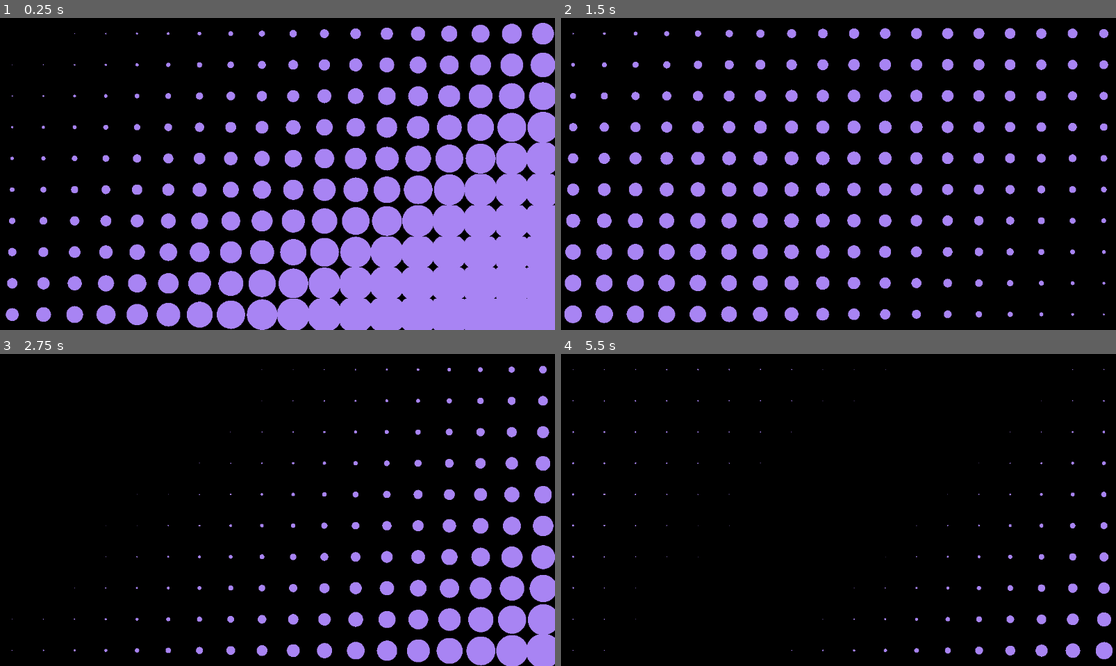
Above: before the commit, frames 1-4 (two rows, left to right).
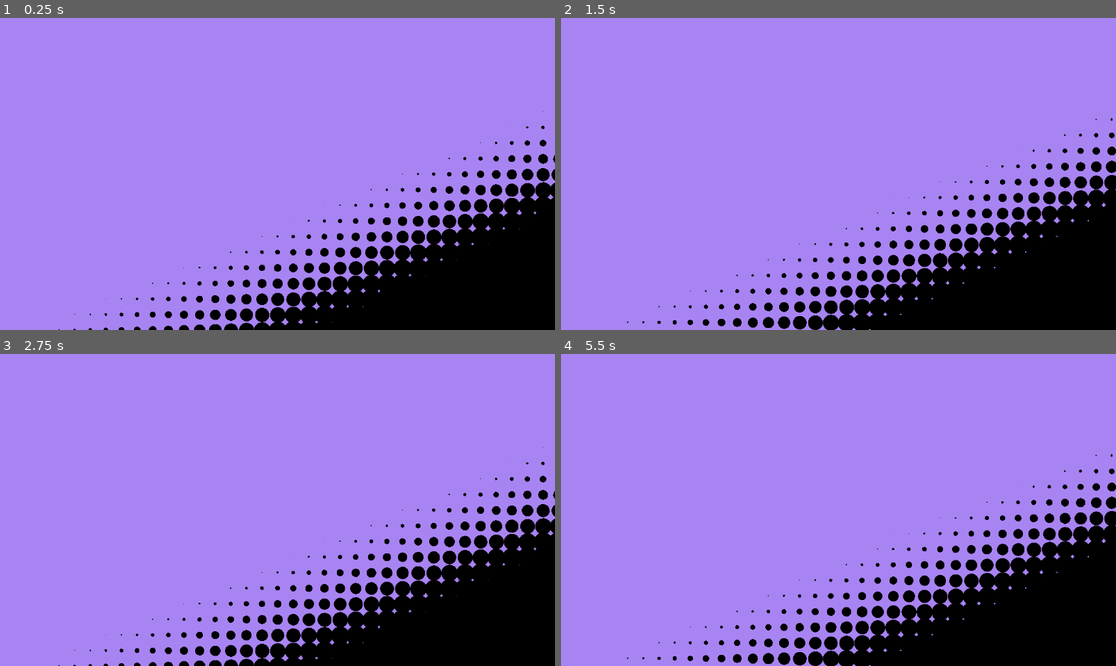
Above: after the commit, the same moments.

Repository: Neo-Ciber94/gdshaders_patterns
Game: Godot game, scene res://background.tscn
Same seed, same stepped clock (60 frames per second), same inputs: the game is played once before the commit and once after it.
Inputs (mouse positions are in pixels of both pictures, inside the frame that each line leads up to):
- Up to frame 1 (0.25 s): no input
- Up to frame 2 (1.5 s): move the mouse to (960, 158) at 0.52 s; move the mouse to (727, 189) at 1.27 s
- Up to frame 3 (2.75 s): move the mouse to (333, 441) at 2.02 s
- Up to frame 4 (5.5 s): move the mouse to (810, 572) at 2.77 s; move the mouse to (1005, 556) at 3.52 s; move the mouse to (672, 463) at 4.27 s; move the mouse to (866, 510) at 5.02 s

The runs differ from the first frame. In frame 1, 78% of the frame differs, in the area x 0-100%, y 0-100%; in frame 2, 74%; in frame 3, 88%; in frame 4, 84%.

Commit message:
Update halftone shader

Diff:
--- a/background.tscn
+++ b/background.tscn
@@ -1,21 +1,24 @@
 [gd_scene load_steps=5 format=3 uid="uid://dmj5hb7v3evsu"]
 
-[ext_resource type="Shader" uid="uid://bsns4rsyku5f6" path="res://shaders/noise_01.gdshader" id="1_oabld"]
+[ext_resource type="Shader" uid="uid://csbx65yxkja7p" path="res://shaders/halftone_03.gdshader" id="1_oabld"]
 
 [sub_resource type="Gradient" id="Gradient_oabld"]
+colors = PackedColorArray(0, 0, 0, 1, 0.95897436, 0.95897436, 0.95897436, 1)
 
 [sub_resource type="GradientTexture2D" id="GradientTexture2D_i7s6n"]
 gradient = SubResource("Gradient_oabld")
+fill_from = Vector2(0.65384614, 0.54273504)
 fill_to = Vector2(1, 1)
 
 [sub_resource type="ShaderMaterial" id="ShaderMaterial_i7s6n"]
 shader = ExtResource("1_oabld")
-shader_parameter/color_1 = Color(0, 0, 0, 1)
-shader_parameter/color_2 = Color(0.65882355, 0.5176471, 0.9529412, 1)
-shader_parameter/intensity_mask = SubResource("GradientTexture2D_i7s6n")
-shader_parameter/tiles = 10.000000149012
-shader_parameter/radius = 0.76999998278896
-shader_parameter/speed = 1.999999955296
+shader_parameter/color_1 = Color(0.65882355, 0.5176471, 0.9529412, 1)
+shader_parameter/color_2 = Color(0, 0, 0, 1)
+shader_parameter/intensity_texture = SubResource("GradientTexture2D_i7s6n")
+shader_parameter/intenstity_falloff = Vector2(0.5, 0)
+shader_parameter/tiles = 20.0
+shader_parameter/speed = 2.0
+shader_parameter/offset = Vector2(1, 1)
 
 [node name="Background" type="ColorRect"]
 material = SubResource("ShaderMaterial_i7s6n")
--- a/shaders/noise_01.gdshader
+++ b/shaders/halftone_01.gdshader
@@ -12,11 +12,6 @@
 
 float sdCircle(vec2 p, float r){
     return length(p) - r;
-}
-
-// Hash function to generate pseudo-random values per cell
-float hash(vec2 p) {
-    return fract(sin(dot(p, vec2(127.1, 311.7))) * 43758.5453123);
 }
 
 void fragment() {
@@ -42,7 +37,6 @@
 	float intensity = texture(intensity_mask, mask_uv).r;
 
     float t = TIME * speed;
-	//float offset = uv.x + uv.y;
 	float offset = uv.x + uv.y;
 
     float pulse = ((sin(t + offset) + 1.0) * 0.5);
@@ -58,12 +52,5 @@
 		target_color = color_2;
 	}
 
-	//float mask_value = texture(intensity_mask, UV).r;
-//
-	//if (mask_value >= 0.6) {
-		//target_color = color_2;
-	//}
-
 	COLOR = target_color;
-
 }
--- /dev/null
+++ b/shaders/halftone_02.gdshader
@@ -0,0 +1,51 @@
+shader_type canvas_item;
+
+group_uniforms Colors;
+uniform vec4 color_1: source_color = vec4(1.0, 1.0, 1.0, 1.0);
+uniform vec4 color_2: source_color = vec4(0.0, 0.0, 0.0, 1.0);
+
+group_uniforms Values;
+uniform sampler2D intensity_mask: repeat_enable;
+uniform float tiles: hint_range(0.0, 200.0, 0.1) = 50.0;
+uniform float radius: hint_range(0.0, 10.0, 0.01) = 0.5;
+uniform float speed: hint_range(0.0, 10.0, 0.01) = 5.0;
+
+float sdCircle(vec2 p, float r){
+    return length(p) - r;
+}
+
+void fragment() {
+    vec2 uv = UV;
+
+    float delta_x = fwidth(UV.x);
+    float delta_y = fwidth(UV.y);
+    float aspect_ratio = delta_y / delta_x;
+
+    uv -= vec2(0.5);
+    uv.x *= aspect_ratio;
+
+    vec2 grid = uv * tiles;
+	vec2 cell = floor(grid);
+	vec2 local_uv = cell / tiles;
+
+    //vec2 cell_center = (cell + vec2(0.5)) / tiles;
+    //vec2 mask_uv = cell_center;
+    //mask_uv.x /= aspect_ratio;
+    //mask_uv += vec2(0.5);
+
+	vec2 local_pos = fract(grid) - vec2(0.5);
+	//float intensity = texture(intensity_mask, mask_uv).r;
+
+   	float dist = sdCircle(local_pos, 0.25);
+
+	float wave_freq = 2.5;
+	float wave_offset = 0.0;
+	float wave =  (sin(TIME * wave_freq + wave_offset) + 1.0) * 0.5;
+	//float tt = wave;
+	//float w = wave + (uv.x * 6.0);
+	float tt = uv.x + wave * uv.x;
+	float d = step(dist, tt);
+
+	vec3 c = vec3(d);
+	COLOR = vec4(c, 1.0);
+}
--- /dev/null
+++ b/shaders/halftone_03.gdshader
@@ -0,0 +1,49 @@
+shader_type canvas_item;
+
+group_uniforms Colors;
+uniform vec4 color_1: source_color = vec4(1.0, 1.0, 1.0, 1.0);
+uniform vec4 color_2: source_color = vec4(0.0, 0.0, 0.0, 1.0);
+
+group_uniforms Intensity;
+uniform sampler2D intensity_texture;
+uniform vec2 intenstity_falloff = vec2(0.5, 0.0);
+
+group_uniforms Movement;
+uniform float tiles: hint_range(0, 100, 1) = 10;
+uniform float speed: hint_range(0.0, 10.0, 0.1) = 2.0;
+uniform vec2 offset = vec2(1.0, 0.0);
+
+float sdCircle(vec2 p, float r){
+    return length(p) - r;
+}
+
+void fragment() {
+    vec2 uv = UV;
+
+    float delta_x = fwidth(UV.x);
+    float delta_y = fwidth(UV.y);
+    float aspect_ratio = delta_y / delta_x;
+
+    uv -= vec2(0.5);
+    uv.x *= aspect_ratio;
+
+    vec2 grid = uv * tiles;
+	vec2 uv_offset = offset * TIME * speed;
+	vec2 fract_uv = fract(grid + uv_offset) - 0.5;
+
+	const float wave_speed = 2.0;
+	const float wave_freq = 0.5;
+
+	float t = TIME * wave_speed;
+	float wave = (sin(t * wave_freq) + 1.0) * 0.5;
+
+	float intensity = texture(intensity_texture, UV).r;
+	float intensity_offset = (UV.x * intenstity_falloff.x) + (UV.y * intenstity_falloff.y);
+	float r = intensity + intensity_offset * intensity;
+
+	float dist = sdCircle(fract_uv, r);
+	float d = step(dist, 0.0);
+	vec3 c = vec3(d);
+
+	COLOR = d <= 0.0 ? color_1: color_2;
+}
Renamed: shaders/noise_01.gdshader.uid -> shaders/halftone_01.gdshader.uid
Not shown, added: shaders/halftone_02.gdshader.uid
Not shown, added: shaders/halftone_03.gdshader.uid
